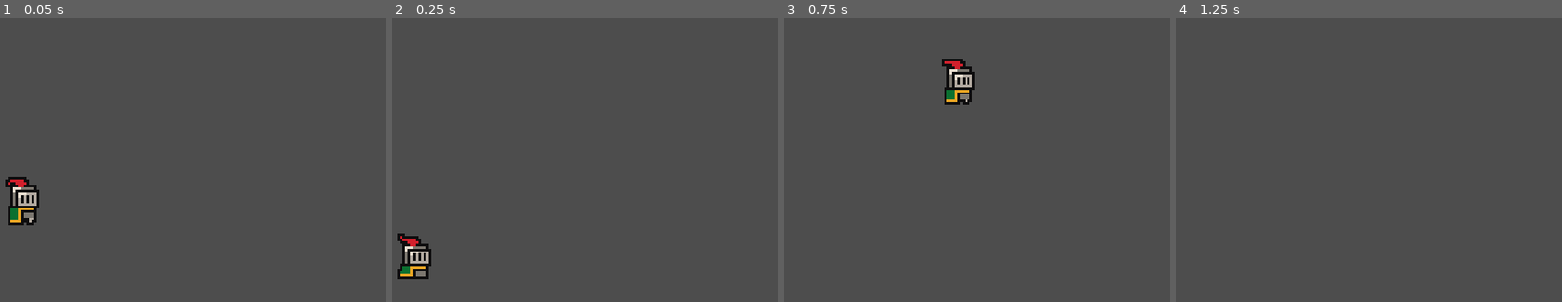
Above: before the commit, frames 1-4 (left to right).
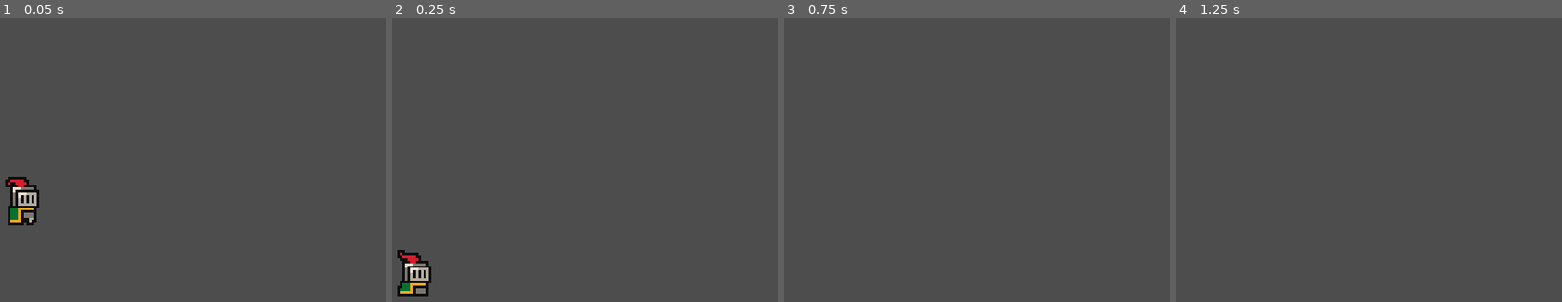
Above: after the commit, the same moments.

Repository: Eslavic/Fontys-University
Game: Godot game, scene res://Scences/game.tscn
The game is run twice, just before and just after one commit, with the same random seed, the same clock (stepped at 60 frames per second) and the same inputs.
Inputs:
- Up to frame 1 (0.05 s): no input
- Up to frame 2 (0.25 s): no input
- Up to frame 3 (0.75 s): tap Enter (ui_accept) at 0.5 s; hold Right (ui_right) from 0.53 s (still down)
- Up to frame 4 (1.25 s): keep holding Right (ui_right); tap Enter (ui_accept) at 0.77 s

Frame 1 is identical in both runs. In frame 2, 1.5% of the frame differs, in the area x 1-11%, y 75-99%; in frame 3, 1.1%; in frame 4, nothing differs.

Commit message:
vault backup: 2026-09-15 18:58:50

Diff:
--- a/First Semester/Challenge 1/Creating a game - RL/Godot/first-game/Scences/game.tscn
+++ b/First Semester/Challenge 1/Creating a game - RL/Godot/first-game/Scences/game.tscn
@@ -1,8 +1,6 @@
 [gd_scene format=3 uid="uid://cpofvvr7j8grq"]
 
 [ext_resource type="PackedScene" uid="uid://ey3ux6yljtef" path="res://Scences/player.tscn" id="1_7ssav"]
-
-[sub_resource type="WorldBoundaryShape2D" id="WorldBoundaryShape2D_k45x7"]
 
 [node name="Game" type="Node2D" unique_id=207836205]
 
@@ -10,9 +8,3 @@
 
 [node name="Camera2D" type="Camera2D" parent="." unique_id=1155376026]
 zoom = Vector2(4, 4)
-
-[node name="StaticBody2D" type="StaticBody2D" parent="." unique_id=2103584071]
-position = Vector2(1, 22)
-
-[node name="CollisionShape2D2" type="CollisionShape2D" parent="StaticBody2D" unique_id=1607762590]
-shape = SubResource("WorldBoundaryShape2D_k45x7")
--- a/First Semester/Challenge 1/Creating a game - RL/Godot/first-game/Scripts/player.gd
+++ b/First Semester/Challenge 1/Creating a game - RL/Godot/first-game/Scripts/player.gd
@@ -1,8 +1,8 @@
 extends CharacterBody2D
 
-
-const SPEED = 300.0
-const JUMP_VELOCITY = -400.0
+# We can change this atributes just changing the numbers
+const SPEED = 130.0
+const JUMP_VELOCITY = -300.0
 
 
 func _physics_process(delta: float) -> void:
